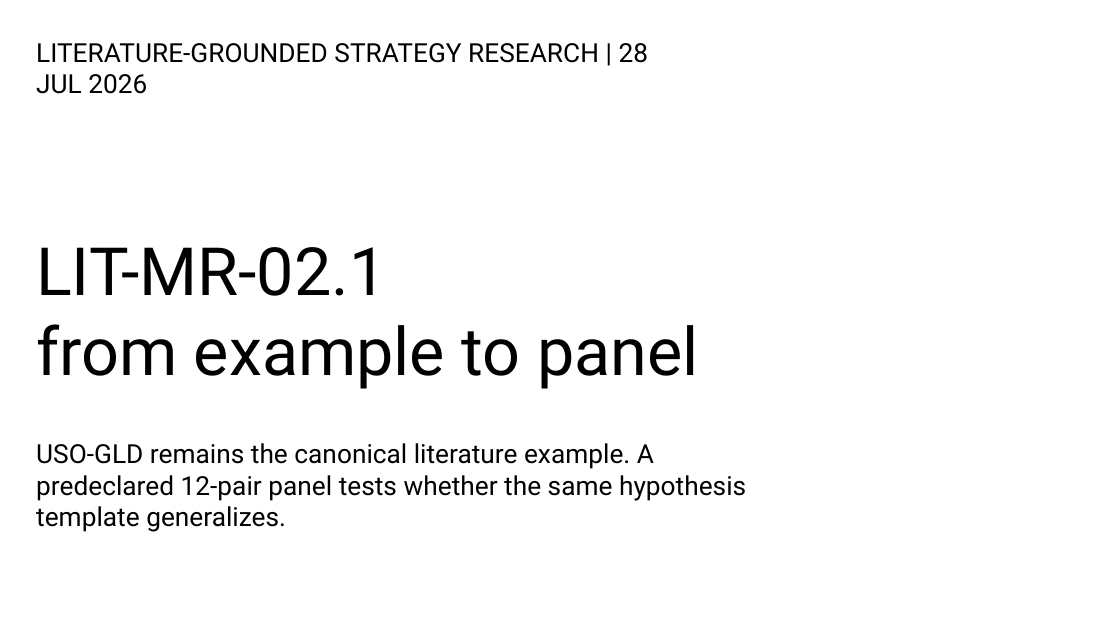
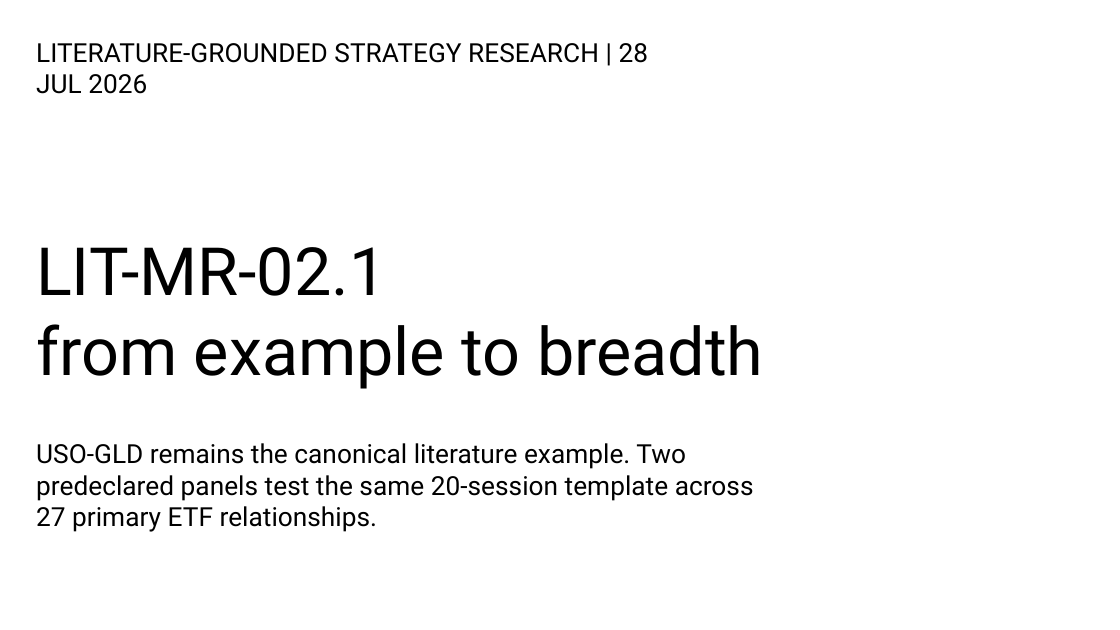
Before and after one commit to Francisc0Franc0/Time-Series-Modeling-Gen5, a slide deck: slide 1 of presentations/gen5_lit_mr_02_1_bollinger_evidence.pptx. Drawn at 1120x630 pixels with LibreOffice and Linux fonts; fonts in the diff are those of the drawing. Boxes give left, top, right and bottom in pixels: in the first picture for what was removed or moved away, otherwise in the second. Text is boxed around its words. In the diff, an @@ line names an element or a change of style, - is before the commit and + after.

Commit message:
feat: expand LIT-MR-02.1 diversified pair panel

```diff
--- a/presentations/gen5_lit_mr_02_1_bollinger_evidence.pptx
+++ b/presentations/gen5_lit_mr_02_1_bollinger_evidence.pptx
@@ text at (36, 247, 763, 389): text changed @@
-LIT-MR-02.1
-from example to panel
+LIT-MR-02.1
+from example to breadth
@@ text at (36, 443, 754, 532): text changed @@
-USO-GLD remains the canonical literature example. A predeclared 12-pair panel tests whether the same hypothesis template generalizes.
+USO-GLD remains the canonical literature example. Two predeclared panels test the same 20-session template across 27 primary ETF relationships.
```
Also in this commit, not shown: 11 other slides changed, 8 slides added, 9 other files.
